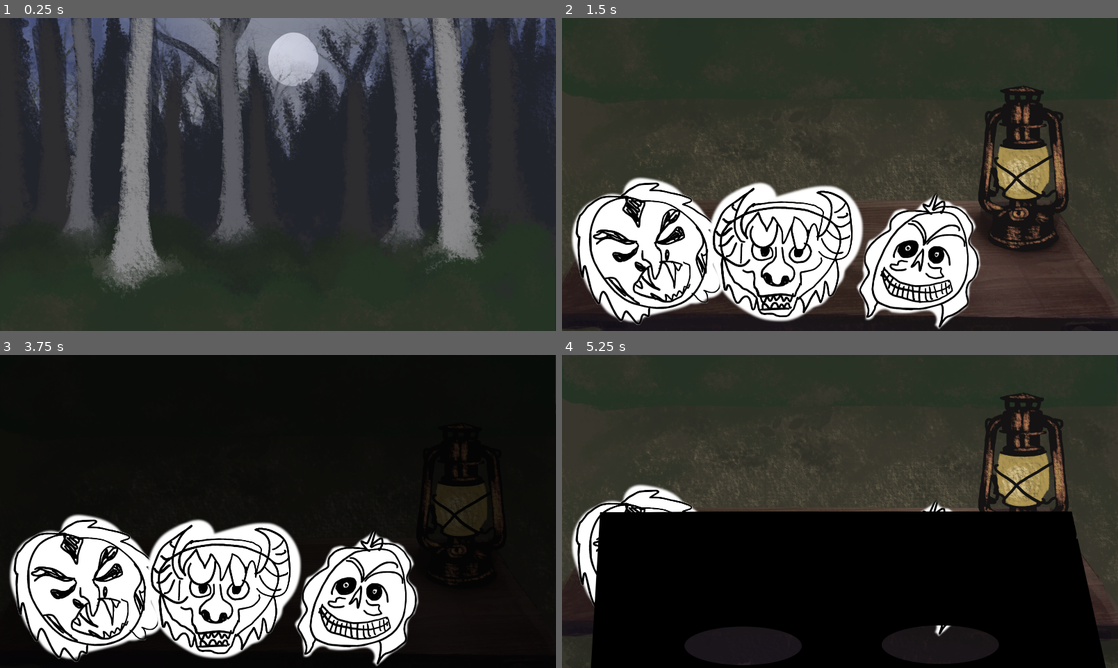
Above: before the commit, frames 1-4 (two rows, left to right).
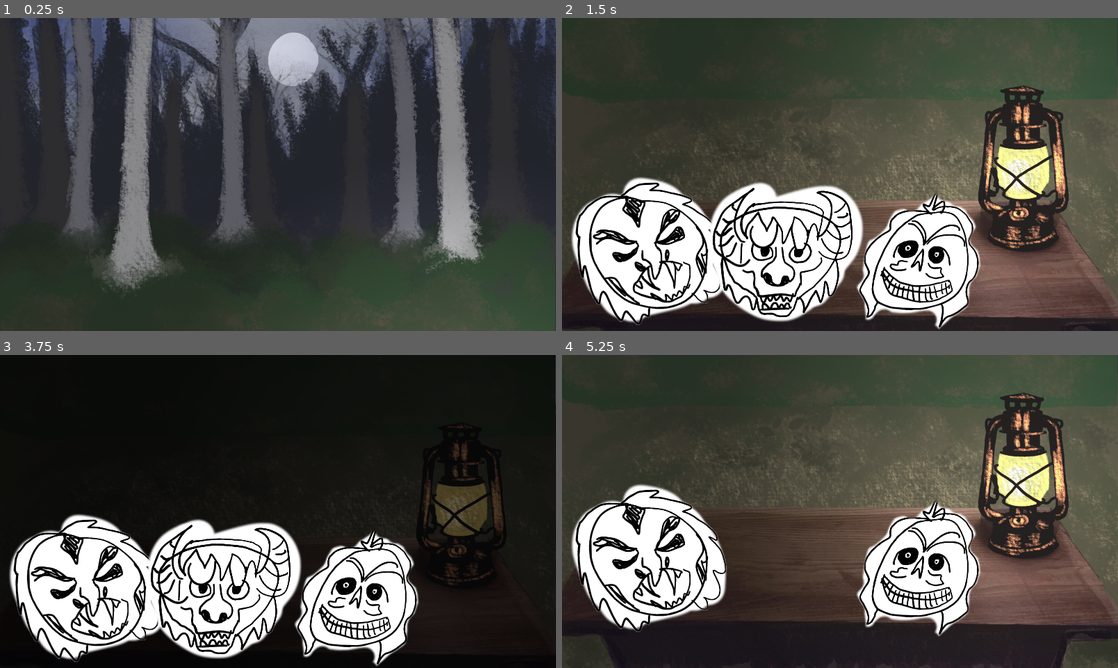
Above: after the commit, the same moments.

Repository: serrureriehurluberlesque/GGJ2026
Game: Godot game, scene res://scenes/main/main.tscn
Two runs of this game, one before a commit and one after it. Both use one fixed random seed, a clock stepped at 60 frames per second and the inputs below. The engine's default icon, where the game draws it, is replaced by a stand-in: a white triangle on a blue panel in a dark square.
Inputs (mouse positions are in pixels of both pictures, inside the frame that each line leads up to):
- Up to frame 1 (0.25 s): no input
- Up to frame 2 (1.5 s): tap Enter at 0.5 s; move the mouse to (962, 158) at 0.52 s; hold Up (ui_up) 0.53-1.28 s; hold E (activate) 0.53-1.28 s; click (962, 158) at 0.67 s; tap Space at 1.25 s; move the mouse to (728, 190) at 1.27 s; hold Down (ui_down) from 1.28 s (still down); click (728, 190) at 1.35 s
- Up to frame 3 (3.75 s): tap Enter at 2, 3.5 s; move the mouse to (88, 558) at 2.02 s; release Down (ui_down) at 2.03 s; hold E (activate) 2.03-2.78 s; hold Up (ui_up) 2.03-3.53 s; click (88, 558) at 2.17 s; tap Space at 2.75 s; move the mouse to (250, 574) at 2.77 s; click (250, 574) at 2.85 s; move the mouse to (444, 558) at 3.52 s; hold Down (ui_down) from 3.53 s (still down); hold E (activate) from 3.53 s (still down)
- Up to frame 4 (5.25 s): keep holding Down (ui_down); tap Space at 4.25 s; move the mouse to (784, 558) at 4.27 s; release E (activate) at 4.28 s; click (784, 558) at 4.35 s; move the mouse to (917, 567) at 5.02 s; hold E (activate) from 5.03 s (still down); click (917, 567) at 5.17 s

The runs differ from the first frame. In frame 1, 3.6% of the frame differs, in the area x 64-100%, y 59-100%; in frame 2, 33%; in frame 3, 2.4%; in frame 4, 61%, in the area x 5-100%, y 0-100%.

Commit message:
light wip

Diff:
--- a/ggj2026/scenes/main/main.tscn
+++ b/ggj2026/scenes/main/main.tscn
@@ -12,6 +12,7 @@
 [ext_resource type="PackedScene" uid="uid://dxdc0a75fejsx" path="res://scenes/monsters/monsters.tscn" id="6_ow5a4"]
 [ext_resource type="Texture2D" uid="uid://b6optcde54ge6" path="res://scenes/main/assets/Trees_7.png" id="6_raeie"]
 [ext_resource type="Texture2D" uid="uid://d30v4tw35mtv4" path="res://scenes/main/assets/Shrubbery_8.png" id="7_hxu8e"]
+[ext_resource type="Texture2D" uid="uid://bxhgi4mkmqvhw" path="res://scenes/main/assets/neutral_point_light.webp" id="13_th5th"]
 
 [sub_resource type="Animation" id="Animation_6q06x"]
 length = 0.001
@@ -81,29 +82,24 @@
 [node name="bg_light" type="Node2D" parent="Background" unique_id=154036299]
 unique_name_in_owner = true
 
-[node name="trees_2" type="TextureRect" parent="Background/bg_light" unique_id=1858569500]
-z_index = 2
-offset_right = 1920.0
-offset_bottom = 2160.0
-texture = ExtResource("4_th5th")
+[node name="textures" type="Node2D" parent="Background/bg_light" unique_id=1864510549]
+position = Vector2(960, 1080)
 
-[node name="trees_4" type="TextureRect" parent="Background/bg_light" unique_id=1781926860]
+[node name="shrubbery_8" type="Sprite2D" parent="Background/bg_light/textures" unique_id=1597720542]
+z_index = 8
+texture = ExtResource("7_hxu8e")
+
+[node name="trees_6" type="Sprite2D" parent="Background/bg_light/textures" unique_id=298902526]
+z_index = 6
+texture = ExtResource("6_raeie")
+
+[node name="trees_4" type="Sprite2D" parent="Background/bg_light/textures" unique_id=1143187428]
 z_index = 4
-offset_right = 1920.0
-offset_bottom = 2160.0
 texture = ExtResource("5_7smn1")
 
-[node name="trees_6" type="TextureRect" parent="Background/bg_light" unique_id=1514645746]
-z_index = 6
-offset_right = 1920.0
-offset_bottom = 2160.0
-texture = ExtResource("6_raeie")
-
-[node name="shrubbery_8" type="TextureRect" parent="Background/bg_light" unique_id=409042832]
-z_index = 8
-offset_right = 1920.0
-offset_bottom = 2160.0
-texture = ExtResource("7_hxu8e")
+[node name="trees_2" type="Sprite2D" parent="Background/bg_light/textures" unique_id=1439598406]
+z_index = 2
+texture = ExtResource("4_th5th")
 
 [node name="ground_0" type="TextureRect" parent="Background/bg_light" unique_id=61128486]
 offset_right = 1920.0
@@ -149,6 +145,7 @@
 position = Vector2(960, 540)
 
 [node name="MaskOn" type="Sprite2D" parent="Camera" unique_id=1420860986]
+visible = false
 z_index = 15
 texture = ExtResource("5_6q06x")
 
@@ -157,6 +154,11 @@
 [node name="AnimationPlayer" type="AnimationPlayer" parent="." unique_id=122311836]
 libraries/ = SubResource("AnimationLibrary_hujxm")
 
+[node name="PointLight2D" type="PointLight2D" parent="." unique_id=1276321656]
+position = Vector2(1576, 1506.9999)
+scale = Vector2(8.246094, 8.246094)
+texture = ExtResource("13_th5th")
+
 [connection signal="mask_chosen" from="Masks/mask_3" to="." method="_on_mask_chosen"]
 [connection signal="mask_chosen" from="Masks/mask_2" to="." method="_on_mask_chosen"]
 [connection signal="mask_chosen" from="Masks/mask_1" to="." method="_on_mask_chosen"]
Binary file added: ggj2026/scenes/main/assets/neutral_point_light.webp
Not shown, added: ggj2026/scenes/main/assets/neutral_point_light.webp.import
